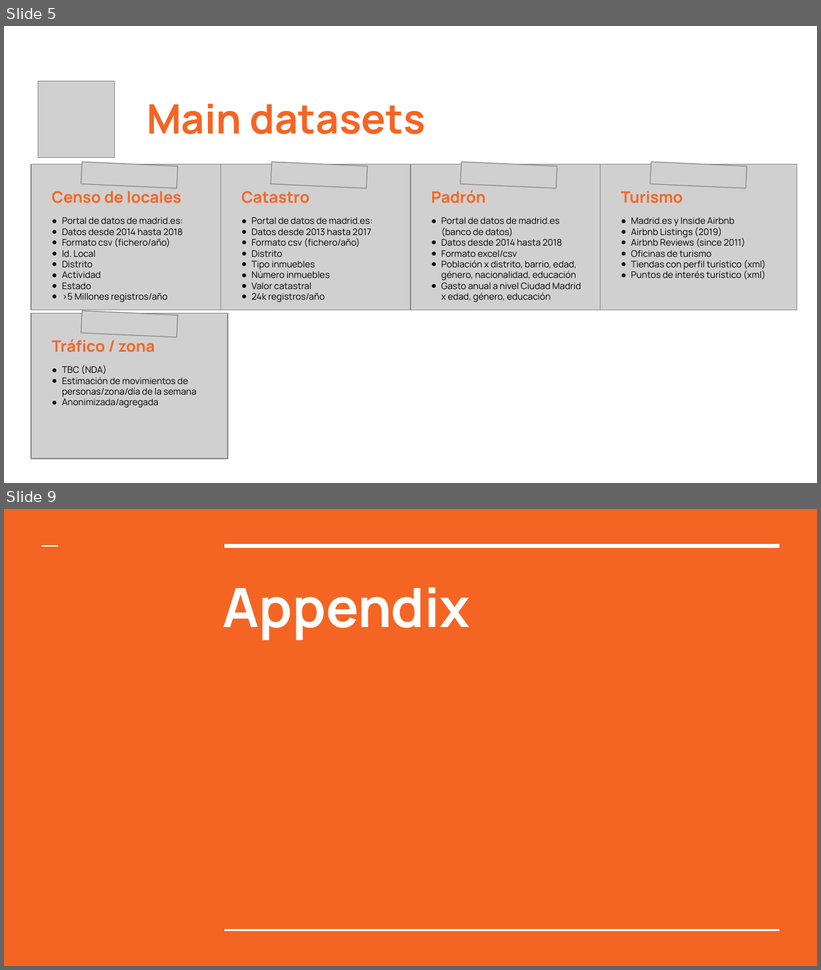
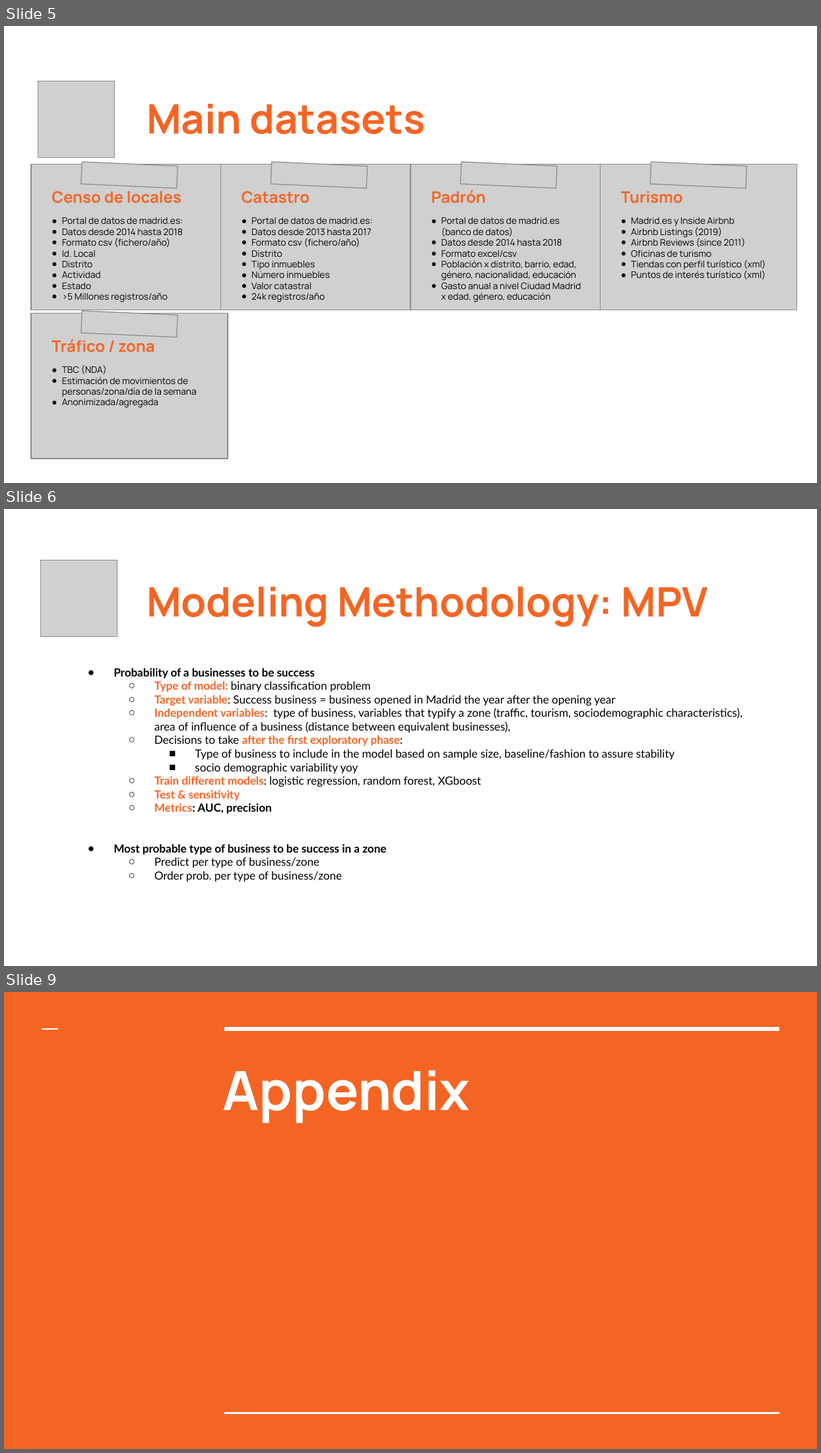
Before and after one commit to bdiazcor/TFM-Test-your-business-viability, a slide deck: TFM BDC Test your Business Viability.pptx. Shown one above the other, each under a label of ours: slides 5 and 9 before the commit, slides 5, 6 and 9 after it; the slides between them are not shown. The pictures are 821x970 and 821x1453 pixels, drawn with LibreOffice and Linux fonts; fonts in the diff are those of the drawing; grey boxes stand for pictures. Boxes give left, top, right and bottom in pixels: in the first picture for what was removed or moved away, otherwise in the second. Text is boxed around its words. In the diff, an @@ line names an element or a change of style, - is before the commit and + after.

Commit message:
Project ide review
I have changed the project approach to a classification problem (instead of the initial TS problem)

```diff
--- a/TFM BDC Test your Business Viability.pptx
+++ b/TFM BDC Test your Business Viability.pptx
@@ slide 6 added at (4,509,817,966), background #FFFFFF @@
@@ picture added at (40,560,117,636) @@
@@ title added at (147,586,708,627), 36 pt, text #F46524, bold @@
+Modeling Methodology: MPV
@@ text added at (114,668,743,882), 10 pt, text #000000 @@
+● Probability of a businesses to be success
+  ○ Type of model: binary classification problem
+  ○ Target variable: Success business = business opened in Madrid the year after the opening year
+  ○ Independent variables: type of business, variables that typify a zone (traffic, tourism, sociodemographic characteristics), area of influence of a business (distance between equivalent businesses),
+  ○ Decisions to take after the first exploratory phase:
+    ■ Type of business to include in the model based on sample size, baseline/fashion to assure stability
+    ■ socio demographic variability yoy
+  ○ Train different models: logistic regression, random forest, XGboost
+  ○ Test & sensitivity
+  ○ Metrics: AUC, precision
+● Most probable type of business to be success in a zone
+  ○ Predict per type of business/zone
+  ○ Order prob. per type of business/zone
```
Also in this commit, not shown: 4 slides changed, 1 other slide added, 1 slide removed.
